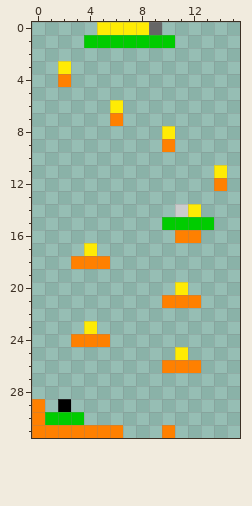
File history of a pixel-art sprite, Assets/Resources/Stages/stage2.png. The picture above was drawn from the file before the commit.
The file is 16x32 pixels. The old version is drawn lined up with the new one.
After the commit:
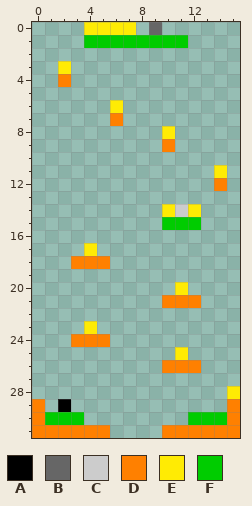
Palette (. is transparent): A #000000  B #666666  C #cccccc  D #ff8000  E #ffeb04  F #00cc00
Changes in this commit:
drawings rearranged on the sheet (the old picture shows each at its new place; 1 dropped ones are not shown)
y 0: x 4 . -> E; x 8 E -> .
y 1: x 11 . -> F
y 14: x 10 . -> E
y 15: x 13 F -> .
y 16: x 11..12 DD -> ..
y 28: x 15 . -> E
y 29: x 15 . -> D
y 30: x 12..15 .... -> FFFD
y 31: x 6 D -> .; x 11..15 ..... -> DDDDD
Where, in picture pixels (left, top, right, bottom), the same in both pictures:
changed: (84, 22, 188, 48)
changed: (162, 204, 214, 243)
changed: (110, 386, 240, 438)
